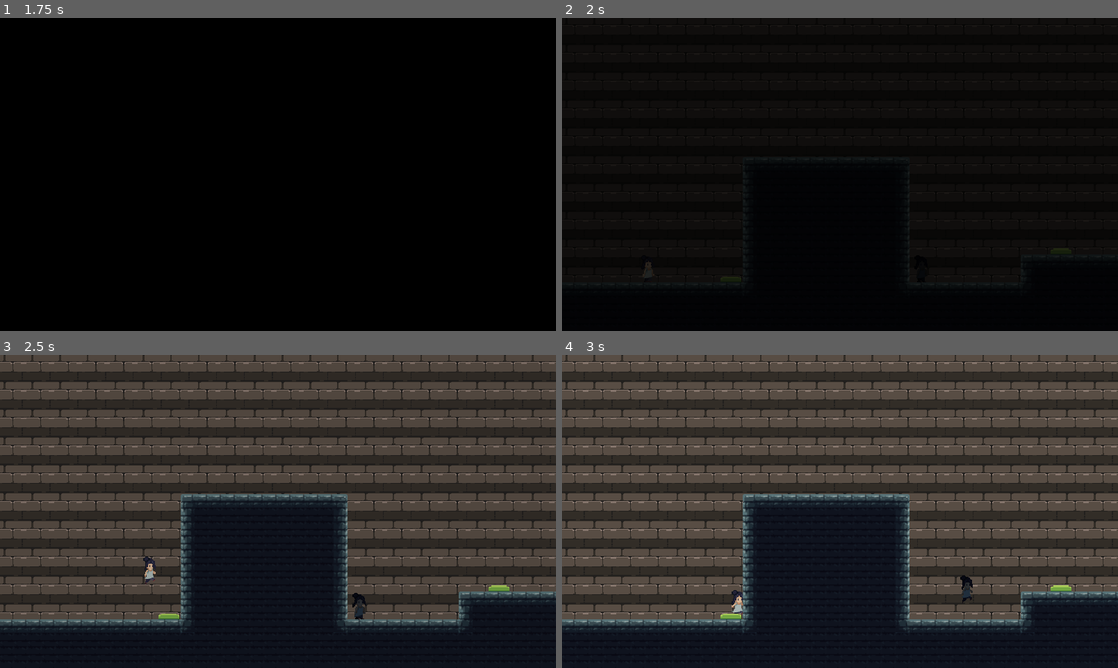
Above: before the commit, frames 1-4 (two rows, left to right).
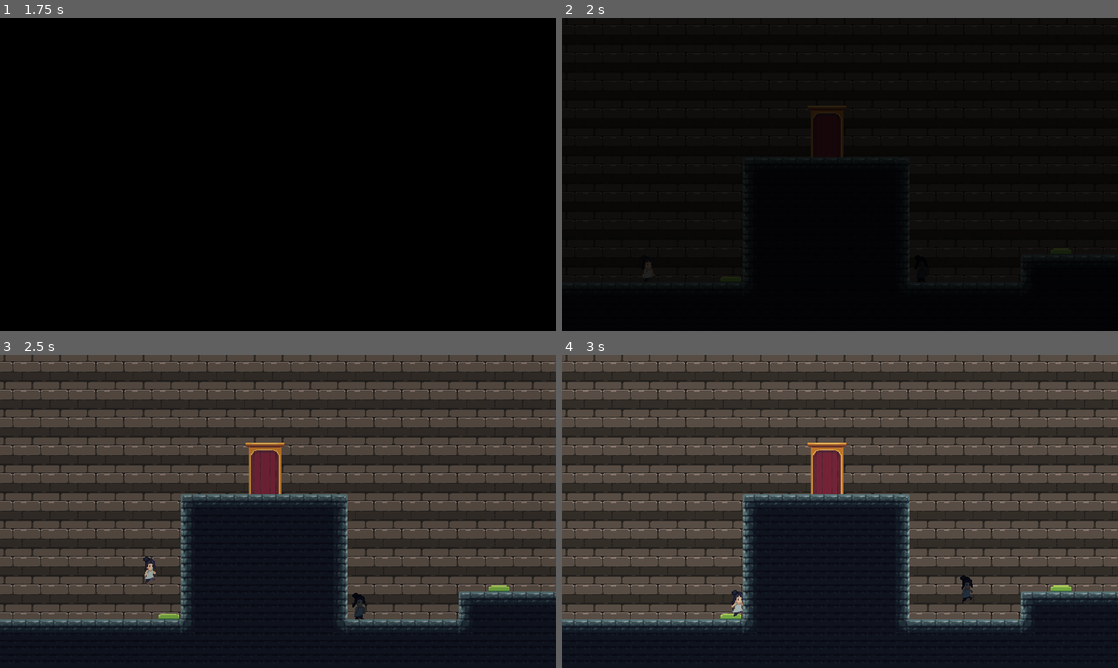
Above: after the commit, the same moments.

Repository: mnikn/cooperate_with_your_shadow
Game: Godot game, scene res://src/Debug.tscn
Two runs of this game, one before a commit and one after it. Both use one fixed random seed, a clock stepped at 60 frames per second and the inputs below.
Inputs (mouse positions are in pixels of both pictures, inside the frame that each line leads up to):
- Up to frame 1 (1.75 s): click "Level2" at 0.5 s; click "Level1" at 1.25 s
- Up to frame 2 (2 s): no input
- Up to frame 3 (2.5 s): move the mouse to (400, 495) at 2.02 s; hold Right (player_right) from 2.03 s (still down); tap Up (player_jump) at 2.27 s
- Up to frame 4 (3 s): keep holding Right (player_right); move the mouse to (728, 527) at 2.77 s

Frame 1 is identical in both runs. In frame 2, 0.1% of the frame differs, in the area x 44-52%, y 28-45%; in frame 3, 1.0%; in frame 4, 1.0%, in the area x 30-52%, y 28-84%.

Commit message:
feat: finish base logic

Diff:
--- /dev/null
+++ b/src/items/Door.gd
@@ -0,0 +1,5 @@
+extends AnimatedSprite
+
+
+func _ready():
+	self.animation = "normal"
--- /dev/null
+++ b/src/items/Door.tscn
@@ -0,0 +1,61 @@
+[gd_scene load_steps=12 format=2]
+
+[ext_resource path="res://assets/tileset/door.png" type="Texture" id=1]
+[ext_resource path="res://src/items/Door.gd" type="Script" id=2]
+
+[sub_resource type="AtlasTexture" id=2]
+atlas = ExtResource( 1 )
+region = Rect2( 0, 0, 50, 60 )
+
+[sub_resource type="AtlasTexture" id=8]
+atlas = ExtResource( 1 )
+region = Rect2( 0, 120, 50, 60 )
+
+[sub_resource type="AtlasTexture" id=9]
+atlas = ExtResource( 1 )
+region = Rect2( 50, 120, 50, 60 )
+
+[sub_resource type="AtlasTexture" id=3]
+atlas = ExtResource( 1 )
+region = Rect2( 0, 60, 50, 60 )
+
+[sub_resource type="AtlasTexture" id=4]
+atlas = ExtResource( 1 )
+region = Rect2( 50, 60, 50, 60 )
+
+[sub_resource type="AtlasTexture" id=5]
+atlas = ExtResource( 1 )
+region = Rect2( 100, 60, 50, 60 )
+
+[sub_resource type="AtlasTexture" id=6]
+atlas = ExtResource( 1 )
+region = Rect2( 150, 60, 50, 60 )
+
+[sub_resource type="AtlasTexture" id=7]
+atlas = ExtResource( 1 )
+region = Rect2( 200, 60, 50, 60 )
+
+[sub_resource type="SpriteFrames" id=1]
+animations = [ {
+"frames": [ SubResource( 2 ) ],
+"loop": false,
+"name": "normal",
+"speed": 1.0
+}, {
+"frames": [ SubResource( 8 ), SubResource( 9 ) ],
+"loop": true,
+"name": "opened",
+"speed": 1.5
+}, {
+"frames": [ SubResource( 3 ), SubResource( 4 ), SubResource( 5 ), SubResource( 6 ), SubResource( 7 ) ],
+"loop": false,
+"name": "opening",
+"speed": 5.0
+} ]
+
+[node name="Door" type="AnimatedSprite"]
+scale = Vector2( 2, 2 )
+frames = SubResource( 1 )
+animation = "opened"
+playing = true
+script = ExtResource( 2 )
--- a/src/items/Trigger.gd
+++ b/src/items/Trigger.gd
@@ -1,12 +1,19 @@
 extends StaticBody2D
+signal trigger_changed()
+
+var triggered = false
 
 
 func _on_Detector_body_entered(body):
 #	yield(self.get_tree().create_timer(0.05),"timeout")
 	if len($Detector.get_overlapping_bodies()) > 0:
 		$Sprite.texture = load("res://assets/tileset/trigger_active.png")
+		self.triggered = true
+		self.emit_signal("trigger_changed")
 
 func _on_Detector_body_exited(body):
 	yield(self.get_tree().create_timer(0.2),"timeout")
 	if len($Detector.get_overlapping_bodies()) <= 0:
 		$Sprite.texture = load("res://assets/tileset/trigger.png")
+		self.triggered = false
+		self.emit_signal("trigger_changed")
--- a/src/items/Trigger.tscn
+++ b/src/items/Trigger.tscn
@@ -9,7 +9,7 @@
 [sub_resource type="RectangleShape2D" id=7]
 extents = Vector2( 9.5, 1.9375 )
 
-[node name="Trigger" type="StaticBody2D"]
+[node name="Trigger" type="StaticBody2D" groups=["trigger"]]
 scale = Vector2( 2, 2 )
 collision_layer = 2
 script = ExtResource( 2 )
--- a/src/levels/BaseLevel.gd
+++ b/src/levels/BaseLevel.gd
@@ -1,4 +1,27 @@
 extends Node2D
 
+export (String, FILE) var next_scene_path = null
+
+
+var trigger_nodes = []
 func _ready():
 	$Shadow.init($Player)
+	for node in self.get_children():
+		if node.is_in_group("trigger"):
+			trigger_nodes.push_back(node)
+			node.connect("trigger_changed", self, "check_win")
+
+func check_win():
+	var is_win = true
+	for node in trigger_nodes:
+		is_win = node.triggered if is_win else false
+	if is_win:
+		$Player.enabled = false
+		$Shadow.enabled = false
+		$Door.play("opening")
+		yield($Door, "animation_finished")
+		$Door.play("opened")
+
+		yield(self.get_tree().create_timer(2.0), "timeout")
+		if self.next_scene_path != null:
+			SceneChanger.change_scene(self.next_scene_path)
--- a/src/levels/BaseLevel.tscn
+++ b/src/levels/BaseLevel.tscn
@@ -1,10 +1,11 @@
-[gd_scene load_steps=31 format=2]
+[gd_scene load_steps=32 format=2]
 
 [ext_resource path="res://src/levels/BaseLevel.gd" type="Script" id=1]
 [ext_resource path="res://assets/tileset/tileset.png" type="Texture" id=2]
 [ext_resource path="res://src/sprites/Player.tscn" type="PackedScene" id=3]
 [ext_resource path="res://src/sprites/Shadow.tscn" type="PackedScene" id=4]
 [ext_resource path="res://assets/tileset/brick.png" type="Texture" id=5]
+[ext_resource path="res://src/items/Door.tscn" type="PackedScene" id=6]
 
 [sub_resource type="TileSet" id=25]
 0/name = "brick.png 0"
@@ -400,6 +401,9 @@
 format = 1
 tile_data = PoolIntArray( 0, 0, 0, 1, 0, 0, 2, 0, 0, 3, 0, 0, 4, 0, 0, 5, 0, 0, 6, 0, 0, 7, 0, 0, 8, 0, 0, 9, 0, 0, 10, …(12857 unchanged characters)…
 
+[node name="Door" parent="." instance=ExtResource( 6 )]
+frame = 1
+
 [node name="Player" parent="." instance=ExtResource( 3 )]
 position = Vector2( 282, 611 )
 
--- a/src/levels/Level1.tscn
+++ b/src/levels/Level1.tscn
@@ -4,12 +4,10 @@
 [ext_resource path="res://src/items/Trigger.tscn" type="PackedScene" id=4]
 
 [node name="Level" instance=ExtResource( 1 )]
+next_scene_path = "res://src/levels/Level2.tscn"
 
-[node name="Bg" parent="." index="0"]
-visible = true
-
-[node name="Player" parent="." index="1"]
-position = Vector2( 196, 577 )
+[node name="Door" parent="." index="1"]
+position = Vector2( 615, 548 )
 
 [node name="Trigger" parent="." index="2" instance=ExtResource( 4 )]
 position = Vector2( 339, 592 )
@@ -17,8 +15,11 @@
 [node name="Trigger2" parent="." index="3" instance=ExtResource( 4 )]
 position = Vector2( 875, 592 )
 
-[node name="Shadow" parent="." index="4"]
+[node name="Player" parent="." index="4"]
+position = Vector2( 196, 577 )
+
+[node name="Shadow" parent="." index="5"]
 position = Vector2( 736, 577 )
 
-[node name="Map" parent="." index="5"]
+[node name="Map" parent="." index="6"]
 tile_data = PoolIntArray( 1245184, 0, 0, 1245185, 0, 0, 1245186, 0, 0, 1245187, 0, 0, 1245188, 0, 0, 1245189, 0, 0, 124 …(2307 unchanged characters)…
--- a/src/levels/Level2.tscn
+++ b/src/levels/Level2.tscn
@@ -5,8 +5,9 @@
 
 [node name="Level" instance=ExtResource( 1 )]
 
-[node name="Player" parent="." index="1"]
-position = Vector2( 196, 577 )
+[node name="Door" parent="." index="1"]
+position = Vector2( 610, 261 )
+frame = 0
 
 [node name="Trigger" parent="." index="2" instance=ExtResource( 4 )]
 position = Vector2( 389, 593 )
@@ -14,8 +15,11 @@
 [node name="Trigger2" parent="." index="3" instance=ExtResource( 4 )]
 position = Vector2( 1149, 528 )
 
-[node name="Shadow" parent="." index="4"]
+[node name="Player" parent="." index="4"]
+position = Vector2( 196, 577 )
+
+[node name="Shadow" parent="." index="5"]
 position = Vector2( 826, 576 )
 
-[node name="Map" parent="." index="5"]
+[node name="Map" parent="." index="6"]
 tile_data = PoolIntArray( 655373, 1, 0, 655374, 0, 0, 655375, 0, 0, 655376, 0, 0, 655377, 0, 0, 655378, 0, 0, 655379, 0 …(4066 unchanged characters)…
--- a/src/sprites/BaseSprite.gd
+++ b/src/sprites/BaseSprite.gd
@@ -12,6 +12,8 @@
 onready var jump_gravity : float = ((-2.0 * jump_height) / (jump_time_to_peak * jump_time_to_peak)) * -1.0
 onready var fall_gravity : float = ((-2.0 * jump_height) / (jump_time_to_descent * jump_time_to_descent)) * -1.0
 
+var enabled = true
+
 # store commands, thus we can use it for delay
 var commands = []
 
@@ -22,6 +24,8 @@
 		self.add_command("player_right")
 	if Input.is_action_just_pressed("player_jump"):
 		self.add_command("player_jump")
+	if not self.enabled:
+		self.commands = []
 
 	# cal need delay time
 	for action in self.commands:
Binary file added: assets/tileset/door.ase
Binary file added: assets/tileset/door.png
Not shown, added: assets/tileset/door.png.import
Binary file added: assets/tileset/door_normal.png
Not shown, added: assets/tileset/door_normal.png.import
